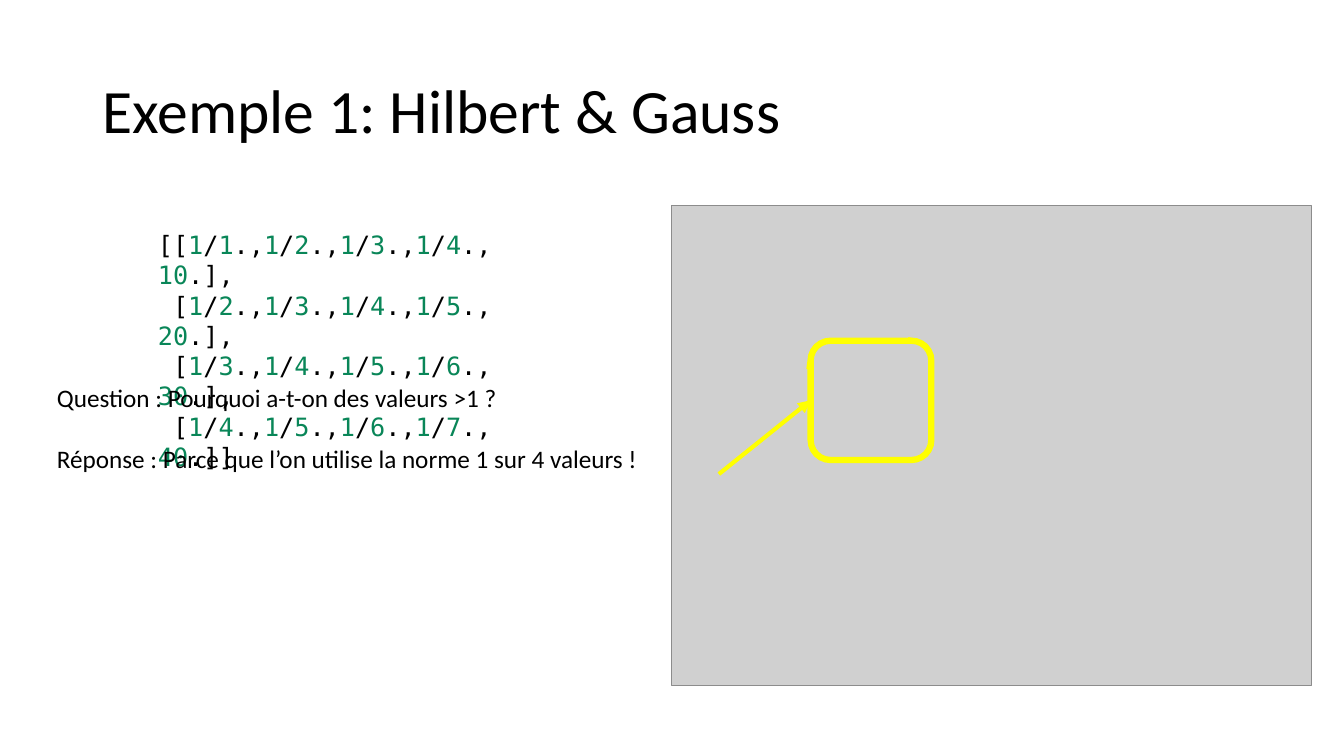
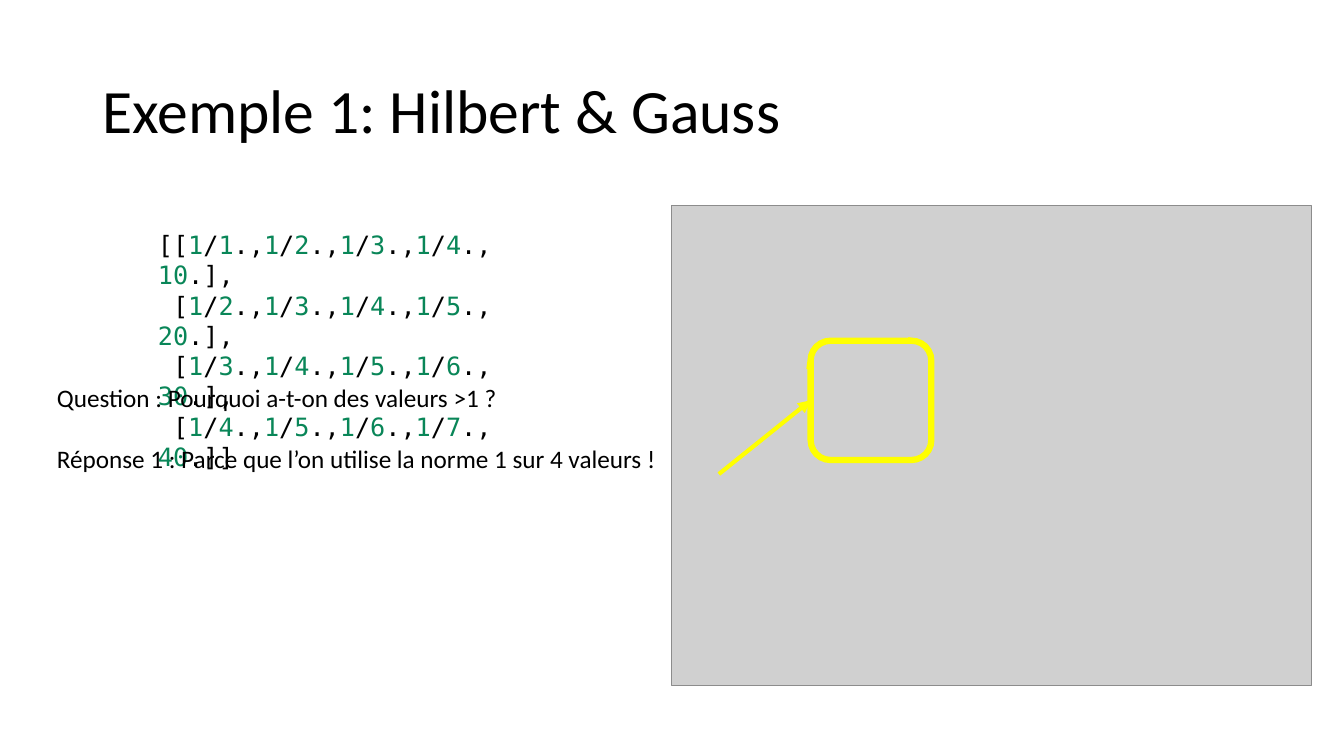
Before and after one commit to ddavid42/chromatic, a slide deck: slide 15 of Presentation/Représentation et analyse chromatique de l’influence des valeurs.odp. Drawn at 1344x756 pixels with LibreOffice and Linux fonts; fonts in the diff are those of the drawing; grey boxes stand for pictures. Boxes give left, top, right and bottom in pixels: in the first picture for what was removed or moved away, otherwise in the second. Text is boxed around its words. In the diff, an @@ line names an element or a change of style, - is before the commit and + after.

```diff
--- a/Presentation/Représentation et analyse chromatique de l’influence des valeurs.odp
+++ b/Presentation/Représentation et analyse chromatique de l’influence des valeurs.odp
@@ text at (57, 447, 641, 472): text changed @@
-Réponse : Parce que l’on utilise la norme 1 sur 4 valeurs !
+Réponse 1 : Parce que l’on utilise la norme 1 sur 4 valeurs !
```
Also in this commit, not shown: 6 other slides changed.
